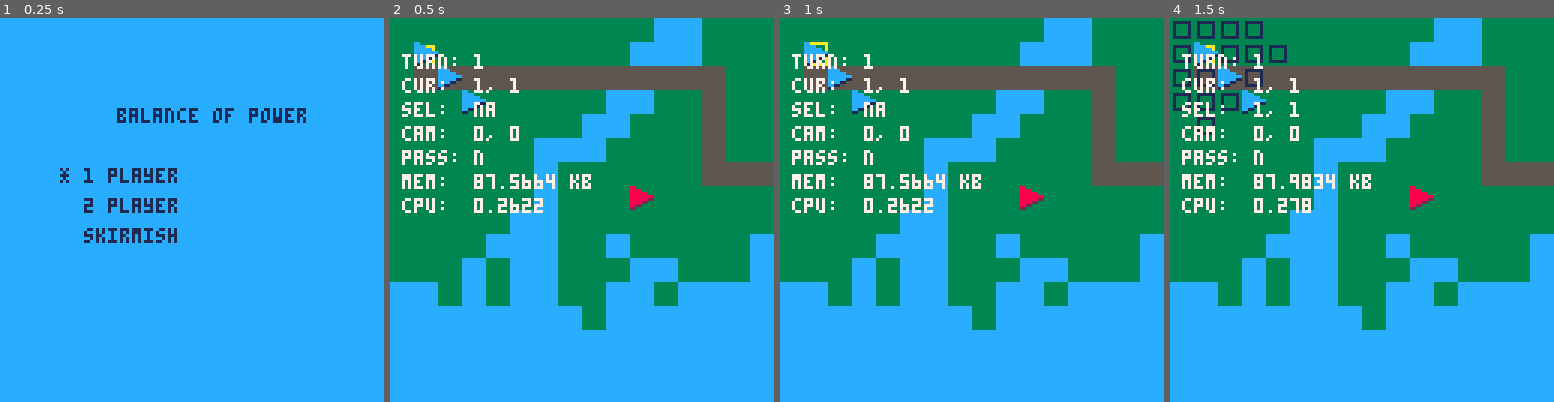
Above: before the commit, frames 1-4 (left to right).
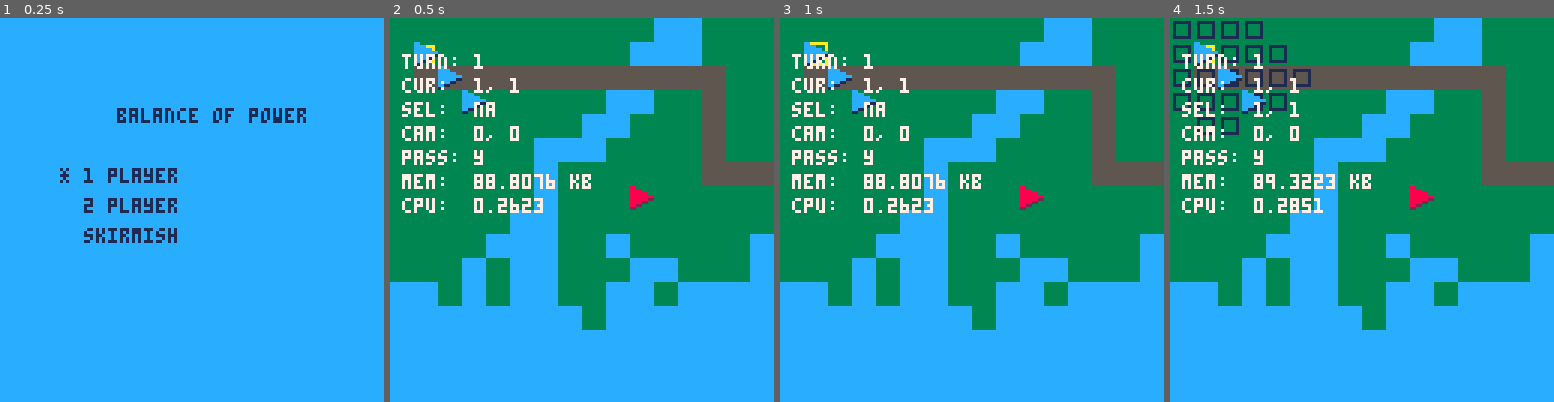
Above: after the commit, the same moments.

Repository: chrisallenlane/balance-of-power
Game: PICO-8 cartridge balance-of-power.p8
The game is run twice, just before and just after one commit, with the same random seed, the same clock (stepped at 60 frames per second) and the same inputs.
Inputs:
- Up to frame 1 (0.25 s): no input
- Up to frame 2 (0.5 s): tap X (X key) at 0.33 s
- Up to frame 3 (1 s): tap O (Z key) at 0.7 s
- Up to frame 4 (1.5 s): tap X (X key) at 1.07 s

Frame 1 is identical in both runs. In frame 2, 0.2% of the frame differs, in the area x 21-43%, y 34-50%; in frame 3, 0.2%; in frame 4, 0.8%, in the area x 13-43%, y 13-51%.

Commit message:
fix(Radius): friendly unit bug
Fix bug whereby units were unable to pass through cells occupied by
friendly units.

Diff:
--- a/src/cell.lua
+++ b/src/cell.lua
@@ -9,8 +9,8 @@
     },
 }
 
--- return true if the map tile is passable
-function Cell.passable(x, y, map)
+-- return true if a unit may be placed on the tile
+function Cell.open(x, y, map)
     -- return false if the map tile at the specified coordinates is flagged as
     -- impassible
     if fget(mget(map.cell.x + x, map.cell.y + y), 0) then return false end
@@ -21,6 +21,26 @@
     return true
 end
 
+-- return true if a unit may pass through the tile
+function Cell.pass(x, y, map, turn)
+    -- return false if the map tile at the specified coordinates is flagged as
+    -- impassible
+    if fget(mget(map.cell.x + x, map.cell.y + y), 0) then return false end
+
+    -- TODO: pass as param
+    -- check for a unit at the specified coordinates
+    local unit = Unit.at(x, y, Map.current.units)
+
+    -- if no unit is found, return true
+    if not unit then return true end
+
+    -- if a unit is found, but is on our team, return true
+    if unit and unit.player == turn then return true end
+
+    -- if a unit is found but is on the enemy team, return false
+    return false
+end
+
 -- return the cell traversal cost at `x`, `y`
 -- XXX: should this default to `1`, or `throw`?
 function Cell:cost(x, y)
--- a/src/cpu.lua
+++ b/src/cpu.lua
@@ -14,7 +14,7 @@
     local unit = Unit.first(2, Map.current.units)
 
     -- if moving left is invalid, move right
-    if not Cell.passable(unit.cell.x + mv, unit.cell.y, Map.current) then
+    if not Cell.pass(unit.cell.x + mv, unit.cell.y, Map.current, Turn.player) then
         mv = mv * -1
     end
 
--- a/src/cursor.lua
+++ b/src/cursor.lua
@@ -43,13 +43,13 @@
         -- if a player unit is available beneath the cursor, select it
         if unit and unit.player == Turn.player then
             self.sel = unit
-            Radius:update(unit.cell.x, unit.cell.y, unit.stat.spd)
+            Radius:update(unit.cell.x, unit.cell.y, unit.stat.spd, Turn.player)
 
             -- if there is no unit beneath our cursor, and we have a unit
             -- selected, and the terrain beneath our cursor is passable, move the
             -- unit
         elseif not unit and self.sel and
-            Cell.passable(self.cell.x, self.cell.y, Map.current) and
+            Cell.open(self.cell.x, self.cell.y, Map.current) and
             Radius:contains(self.cell.x, self.cell.y) then
             -- move the unit
             self.sel:move(self.cell.x, self.cell.y)
--- a/src/debug.lua
+++ b/src/debug.lua
@@ -6,7 +6,7 @@
 
     -- indicate whether the tile is passable
     local pass = "n"
-    if Cell.passable(Cursor.cell.x, Cursor.cell.y, Map.current) then
+    if Cell.pass(Cursor.cell.x, Cursor.cell.y, Map.current, Turn.player) then
         pass = "y"
     end
 
--- a/src/radius.lua
+++ b/src/radius.lua
@@ -1,15 +1,15 @@
 Radius = {cells = {}, cache = {}}
 
 -- draw a radius at the specified coordinates
-function Radius:update(x, y, mvmt)
+function Radius:update(x, y, mvmt, turn)
     -- clear the prior radius
     self:clear()
-    self:search(x, y, mvmt)
+    self:search(x, y, mvmt, turn)
     self.cache = nil
 end
 
 -- search the tiles which compose the radius centered on `x`, `y`
-function Radius:search(x, y, mvmt)
+function Radius:search(x, y, mvmt, turn)
     -- if we've visited this cell before (with the `mvmt` movement points
     -- remaining), exit early
     if self:cached(x, y, mvmt) then return end
@@ -26,10 +26,12 @@
     -- iteratively search this cell's neighbors
     for _, cell in pairs(Radius.neighbors(x, y)) do
         -- TODO: refactor map width into function call param
-        if Cell.passable(cell.x, cell.y, Map.current) then
+        if Cell.pass(cell.x, cell.y, Map.current, turn) then
             self:append(cell.x, cell.y)
             -- enforce the movement cost constraint by limiting recursive depth
-            if mvmt > 0 then Radius:search(cell.x, cell.y, mvmt) end
+            if mvmt > 0 then
+                Radius:search(cell.x, cell.y, mvmt, turn)
+            end
         end
     end
 end
Not shown, changed: TODO
